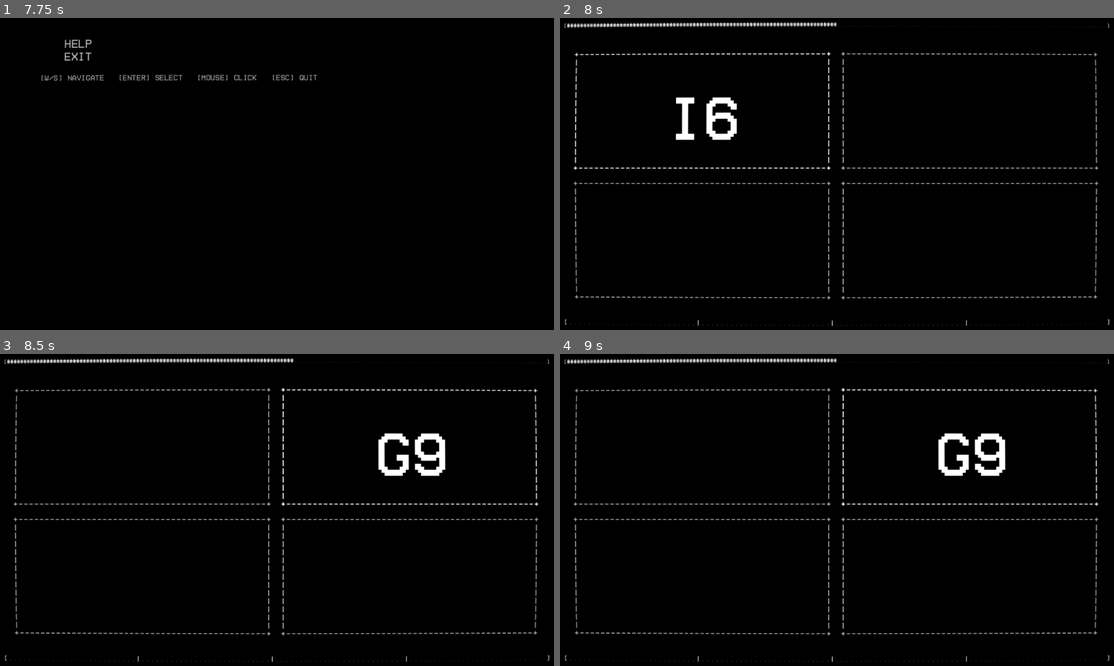
Above: before the commit, frames 1-4 (two rows, left to right).
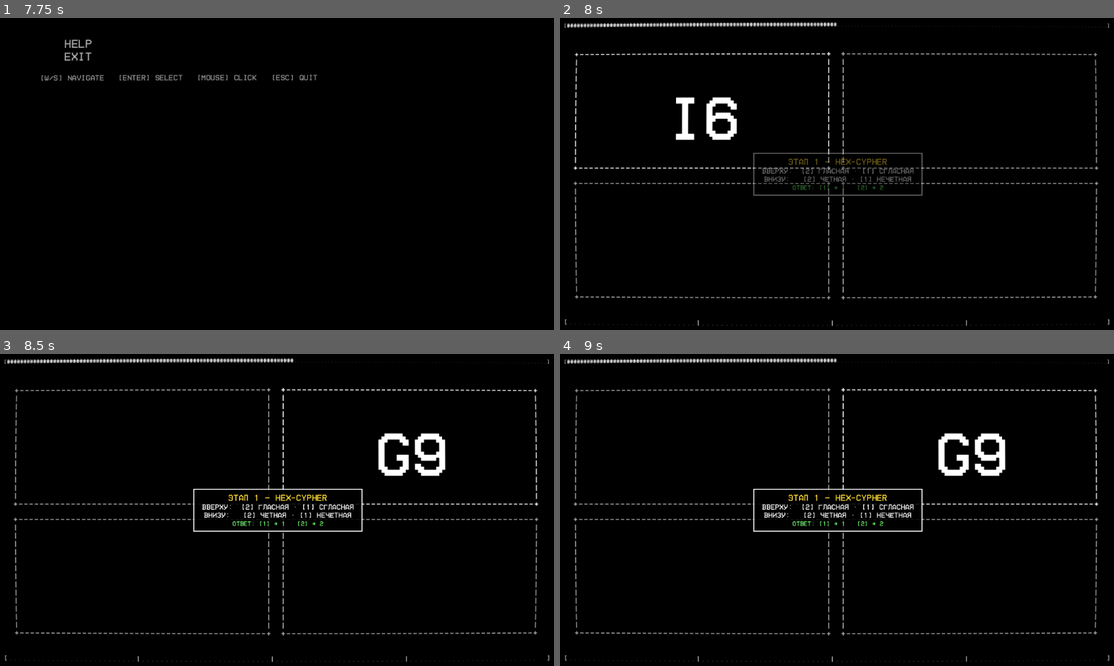
Above: after the commit, the same moments.

Repository: JcukengesH/System-Task-Switch
Game: Godot game, scene res://scenes/Main.tscn
The game is run twice, just before and just after one commit, with the same random seed, the same clock (stepped at 60 frames per second) and the same inputs.
Inputs (mouse positions are in pixels of both pictures, inside the frame that each line leads up to):
- Up to frame 1 (7.75 s): tap Enter at 0.5, 2.1, 3.5, 5.75 s; move the mouse to (398, 158) at 0.52 s; hold Right 0.53-1.28 s; tap 1 at 0.6, 7.35 s; click (398, 158) at 0.67 s; tap Space at 0.77, 1.07, 1.52, 1.82, 2.75, 3.02, 3.32, 3.77, 4.07, 4.25, 4.52, 4.82, 6.02, 6.32, 6.77, 7.07, 7.52 s; move the mouse to (166, 189) at 1.27 s; hold S 1.28-2.03 s; tap 2 at 1.35 s; click (166, 189) at 1.42 s; move the mouse to (332, 105) at 2.02 s; hold Right 2.03-2.78 s; click (332, 105) at 2.17 s; move the mouse to (249, 236) at 2.77 s; hold W 2.78-3.53 s; tap Keypad Enter at 2.85 s; click (249, 236) at 2.92 s; move the mouse to (443, 220) at 3.52 s; hold Left 3.53-5.03 s; tap 0 at 3.6 s; click (443, 220) at 3.67 s; move the mouse to (110, 127) at 4.27 s; tap 9 at 4.35 s; click (110, 127) at 4.42 s; move the mouse to (304, 174) at 5.02 s; hold S 5.03-5.78 s; tap Backspace at 5.1 s; click (304, 174) at 5.17 s; move the mouse to (193, 96) at 5.77 s; hold Right 5.78-6.53 s; tap 3 at 5.85 s; click (193, 96) at 5.92 s; move the mouse to (398, 158) at 6.52 s; hold W 6.53-7.28 s; tap 4 at 6.6 s; click (398, 158) at 6.67 s; move the mouse to (166, 189) at 7.27 s; hold Right from 7.28 s (still down); click (166, 189) at 7.42 s
- Up to frame 2 (8 s): keep holding Right; tap Space at 7.82 s
- Up to frame 3 (8.5 s): move the mouse to (332, 441) at 8.02 s; release Right at 8.03 s; hold S from 8.03 s (still down); tap 2 at 8.1 s; click (332, 441) at 8.17 s
- Up to frame 4 (9 s): tap Space at 8.75 s; move the mouse to (809, 572) at 8.77 s; release S at 8.78 s; hold Left from 8.78 s (still down); tap Enter at 8.85 s; click (809, 572) at 8.92 s

Frame 1 is identical in both runs. In frame 2, 1.1% of the frame differs, in the area x 34-66%, y 43-58%; in frame 3, 1.3%; in frame 4, 1.3%.

Commit message:
backup: состояние перед добавлением мета-прогрессии (попапы-подсказки, фиксы, addon 2026.10.10)

Diff:
--- a/project.godot
+++ b/project.godot
@@ -31,6 +31,10 @@
 
 window/size/mode=2
 
+[editor_plugins]
+
+enabled=PackedStringArray("res://addons/godot_mcp/plugin.cfg")
+
 [rendering]
 
 environment/defaults/default_clear_color=Color(0, 0, 0, 1)
--- a/scripts/main.gd
+++ b/scripts/main.gd
@@ -59,6 +59,44 @@
 	"stroop": {"inverse": 220, "flip": 240, "shuffle": 260, "garbage": 280},
 }
 
+# ---------- Подсказки игроку (попапы в стиле терминала) ----------
+# Имена модификаторов для заголовка попапа.
+const MOD_NAMES := {
+	"randomQuadrant": "СЛУЧАЙНЫЙ УГОЛ",
+	"flip": "ПЕРЕВОРОТ СИМВОЛА",
+	"inverse": "ИНВЕРСИЯ ОТВЕТА",
+	"garbage": "СБОЙ СИСТЕМЫ",
+	"missingEdge": "ПРОПУЩЕННАЯ ГРАНЬ",
+	"mathExpression": "МАТЕМАТИЧЕСКИЙ ПРИМЕР",
+	"twoShapes": "ДВЕ ФИГУРЫ",
+	"shuffle": "ПЕРЕМЕШАННЫЕ БУКВЫ",
+}
+
+# Краткая инструкция «как действовать» при включении модификатора.
+const MOD_HINTS := {
+	"letters": {
+		"randomQuadrant": "ЗАДАНИЕ ТЕПЕРЬ ПОЯВЛЯЕТСЯ\nВ СЛУЧАЙНОМ УГЛУ. ПРАВИЛА ТЕ ЖЕ",
+		"flip": "СИМВОЛ МОЖЕТ БЫТЬ ПЕРЕВЁРНУТ\nНА ОТВЕТ ЭТО НЕ ВЛИЯЕТ",
+		"inverse": "ЖИРНЫЙ СИМВОЛ = ОТВЕТ НАОБОРОТ\n[1] <-> [2]",
+		"garbage": "НА ЭКРАНЕ @ # $ % ?\nНЕ ЖМИ НИЧЕГО — ПОДОЖДИ СЕКУНДУ",
+	},
+	"shapes": {
+		"missingEdge": "У ФИГУРЫ МОЖЕТ НЕ ХВАТАТЬ ГРАНИ\nСЧИТАЙ ВИДИМЫЕ",
+		"mathExpression": "ВМЕСТО ЦИФРЫ — ПРИМЕР (5+3)\nСНАЧАЛА ПОСЧИТАЙ ЕГО",
+		"twoShapes": "ДВЕ ФИГУРЫ РЯДОМ\nСЧИТАЙ СУММУ ИХ ГРАНЕЙ",
+		"garbage": "НА ЭКРАНЕ @ # $ % ?\nНЕ ЖМИ НИЧЕГО — ПОДОЖДИ СЕКУНДУ",
+	},
+	"stroop": {
+		"inverse": "ЖИРНОЕ СЛОВО = ОТВЕТ НАОБОРОТ\n[1] <-> [2]",
+		"flip": "СЛОВО МОЖЕТ БЫТЬ ПЕРЕВЁРНУТО\nНА ОТВЕТ ЭТО НЕ ВЛИЯЕТ",
+		"shuffle": "БУКВЫ В СЛОВАХ ПЕРЕМЕШАНЫ (ЙСИНI)\nСРАВНИВАЙ ЦВЕТ С НАЗВАНИЕМ КАК ЕСТЬ",
+		"garbage": "НА ЭКРАНЕ @ # $ % ?\nНЕ ЖМИ НИЧЕГО — ПОДОЖДИ СЕКУНДУ",
+	},
+}
+
+const POPUP_MODE_PRESSURES := 3   # попап правил висит до 3-х нажатий
+const POPUP_HINT_SECONDS := 5.0   # попап модификатора висит 5 секунд
+
 @onready var quadrants: Array = [
 	$Margin/VBox/Grid/Quadrant0,
 	$Margin/VBox/Grid/Quadrant1,
@@ -93,6 +131,16 @@
 var pause_indicator: Label
 var error_overlay: Label
 var _error_tween: Tween
+
+# Попап-подсказка (правила этапа / включение модификатора).
+var answer_popup: PanelContainer
+var _popup_title: Label
+var _popup_rule: Label
+var _popup_keys: Label
+var _popup_fade_tween: Tween
+var _popup_presses: int = 0     # >0: попап висит до N нажатий ответа
+var _popup_time: float = 0.0    # >0: попап висит N секунд
+var _hinted_mods: Dictionary = {}  # уже показанные модификаторы за партию
 
 var _terminal_font: Font = null
 var _terminal_font_bold: Font = null
@@ -173,6 +221,7 @@
 	_build_debug_menu()
 	_build_pause_indicator()
 	_build_error_overlay()
+	_build_answer_popup()
 	_set_game_input_transparent()
 	_margin = get_node_or_null("Margin")
 	_apply_audio_settings()
@@ -342,6 +391,12 @@
 func _process(delta: float) -> void:
 	_update_effect_scale(delta)
 
+	# Таймер подсказки-модификатора (на паузе не тратится).
+	if _popup_time > 0.0 and not paused:
+		_popup_time -= delta
+		if _popup_time <= 0.0:
+			_popup_hide()
+
 	if not music_fx_enabled:
 		return
 	if _spectrum == null or _crt_material == null:
@@ -401,34 +456,38 @@
 
 func _adaptive_norm(value: float, hist: PackedFloat32Array, state: Dictionary) -> float:
 	# Скользящее окно min/max: кольцевой буфер фикс. размера + монотонные деки
-	# (пары [индекс_кольца, значение]). Амортизированно O(1) на кадр.
-	# Было: O(HISTORY_LEN) на поиск min/max + remove_at(0) (сдвиг массива).
+	# (пары [логический индекс, значение]). Амортизированно O(1) на кадр.
+	# ВАЖНО: в деках хранится монотонный счётчик _hist_idx, а НЕ слот кольца.
+	# Слот перезаиспользуется каждые HISTORY_LEN тактов, и вытеснение по нему
+	# ломало окно min/max сразу после первого переполнения буфера.
 	var idxs: Array = state["min_idx"]
 	var minq: Array = state["min_val"]
 	var idxe: Array = state["max_idx"]
 	var maxq: Array = state["max_val"]
 
-	var oldest: int = _hist_idx - HISTORY_LEN
-	var newest: int = _hist_idx  # слот, который будет перезаписан
-	hist[_hist_idx & (HISTORY_LEN - 1)] = value
+	var t: int = _hist_idx  # логический индекс нового отсчёта
 	_hist_idx += 1
-
-	while not idxs.is_empty() and (idxs[0] <= oldest or idxs[0] >= newest):
+	hist[t & (HISTORY_LEN - 1)] = value
+
+	# Всё с индексом <= expired уже за левой границей окна [t-HISTORY_LEN+1; t].
+	var expired: int = t - HISTORY_LEN
+
+	while not idxs.is_empty() and int(idxs[0]) <= expired:
 		idxs.pop_front()
 		minq.pop_front()
-	while not idxs.is_empty() and minq[idxs.size() - 1] > value:
+	while not idxs.is_empty() and float(minq[minq.size() - 1]) > value:
 		idxs.pop_back()
 		minq.pop_back()
-	idxs.append(idxs.size())
+	idxs.append(t)
 	minq.append(value)
 
-	while not idxe.is_empty() and (idxe[0] <= oldest or idxe[0] >= newest):
+	while not idxe.is_empty() and int(idxe[0]) <= expired:
 		idxe.pop_front()
 		maxq.pop_front()
-	while not idxe.is_empty() and maxq[idxe.size() - 1] < value:
+	while not idxe.is_empty() and float(maxq[maxq.size() - 1]) < value:
 		idxe.pop_back()
 		maxq.pop_back()
-	idxe.append(idxe.size())
+	idxe.append(t)
 	maxq.append(value)
 
 	if minq.is_empty() or maxq.is_empty():
@@ -540,6 +599,142 @@
 	return false
 
 
+# ---------- Попапы-подсказки (стиль «терминальное окно») ----------
+# Появляются по центру, не перекрывают символы в квадрантах и не принимают
+# ввод: mouse_filter = IGNORE у всех узлов. Правила этапа висят до нескольких
+# нажатий ответа, подсказка модификатора — несколько секунд.
+func _build_answer_popup() -> void:
+	answer_popup = PanelContainer.new()
+	answer_popup.name = "AnswerPopup"
+	answer_popup.visible = false
+	answer_popup.mouse_filter = Control.MOUSE_FILTER_IGNORE
+	answer_popup.set_anchors_preset(Control.PRESET_CENTER)
+	answer_popup.grow_horizontal = Control.GROW_DIRECTION_BOTH
+	answer_popup.grow_vertical = Control.GROW_DIRECTION_BOTH
+
+	var style := StyleBoxFlat.new()
+	style.bg_color = Color(0, 0, 0, 0.88)
+	style.border_color = Color(1, 1, 1, 0.9)
+	style.set_border_width_all(2)
+	style.content_margin_left = 18
+	style.content_margin_right = 18
+	style.content_margin_top = 10
+	style.content_margin_bottom = 10
+	answer_popup.add_theme_stylebox_override("panel", style)
+
+	var vbox := VBoxContainer.new()
+	vbox.mouse_filter = Control.MOUSE_FILTER_IGNORE
+	vbox.add_theme_constant_override("separation", 4)
+	answer_popup.add_child(vbox)
+
+	_popup_title = Label.new()
+	_popup_title.mouse_filter = Control.MOUSE_FILTER_IGNORE
+	_popup_title.horizontal_alignment = HORIZONTAL_ALIGNMENT_CENTER
+	_popup_title.add_theme_font_size_override("font_size", 18)
+	_popup_title.add_theme_color_override("font_color", Color(1, 0.85, 0.2))
+	vbox.add_child(_popup_title)
+
+	_popup_rule = Label.new()
+	_popup_rule.mouse_filter = Control.MOUSE_FILTER_IGNORE
+	_popup_rule.horizontal_alignment = HORIZONTAL_ALIGNMENT_CENTER
+	_popup_rule.add_theme_font_size_override("font_size", 15)
+	_popup_rule.add_theme_color_override("font_color", Color.WHITE)
+	vbox.add_child(_popup_rule)
+
+	_popup_keys = Label.new()
+	_popup_keys.mouse_filter = Control.MOUSE_FILTER_IGNORE
+	_popup_keys.horizontal_alignment = HORIZONTAL_ALIGNMENT_CENTER
+	_popup_keys.add_theme_font_size_override("font_size", 13)
+	_popup_keys.add_theme_color_override("font_color", Color(0.45, 1, 0.45))
+	vbox.add_child(_popup_keys)
+
+	answer_popup.modulate = Color(1, 1, 1, 0)
+	add_child(answer_popup)
+
+
+func _popup_show(title: String, rule: String, show_keys: bool, presses: int, seconds: float) -> void:
+	if answer_popup == null or not is_instance_valid(answer_popup):
+		return
+	_popup_title.text = title
+	_popup_rule.text = rule
+	_popup_keys.visible = show_keys
+	if show_keys:
+		_popup_keys.text = "ОТВЕТ: [1] → %s   [2] → %s" % [
+			_format_binding(binding_answer1), _format_binding(binding_answer2)
+		]
+	_popup_presses = presses
+	_popup_time = seconds
+	answer_popup.visible = true
+	answer_popup.modulate = Color(1, 1, 1, 0)
+	if _popup_fade_tween and _popup_fade_tween.is_valid():
+		_popup_fade_tween.kill()
+	_popup_fade_tween = create_tween()
+	_popup_fade_tween.tween_property(answer_popup, "modulate:a", 1.0, 0.12)
+
+
+func _popup_hide() -> void:
+	_popup_presses = 0
+	_popup_time = 0.0
+	if answer_popup == null or not is_instance_valid(answer_popup) or not answer_popup.visible:
+		return
+	if _popup_fade_tween and _popup_fade_tween.is_valid():
+		_popup_fade_tween.kill()
+	_popup_fade_tween = create_tween()
+	_popup_fade_tween.tween_property(answer_popup, "modulate:a", 0.0, 0.25)
+	_popup_fade_tween.tween_callback(func() -> void: answer_popup.visible = false)
+
+
+func _show_mode_popup(m: String) -> void:
+	var idx := clampi(get_stage_index(m), 1, TerminalScreen.STAGE_NAMES.size())
+	_popup_show("ЭТАП %d — %s" % [idx, TerminalScreen.STAGE_NAMES[idx - 1]],
+		_mode_rule_text(m), true, POPUP_MODE_PRESSURES, 0.0)
+
+
+func _mode_rule_text(m: String) -> String:
+	match m:
+		"letters":
+			return "ВВЕРХУ:  [2] ГЛАСНАЯ · [1] СГЛАСНАЯ\nВНИЗУ:   [2] ЧЁТНАЯ · [1] НЕЧЁТНАЯ"
+		"shapes":
+			return "СРАВНИ ЧИСЛО ГРАНЕЙ С ЦИФРОЙ\n[2] = РАВНО · [1] = НЕ РАВНО"
+		"stroop":
+			return "СРАВНИ ЦВЕТ ТЕКСТА С ЕГО НАЗВАНИЕМ\n[2] = СОВПАДАЕТ · [1] = НЕТ"
+	return "ВСЕ ТИПЫ ЗАДАНИЙ ВПЕРЕМЕШКУ\nЛЮБАЯ ОШИБКА — КОНЕЦ ИГРЫ"
+
+
+func _maybe_show_mod_hint(submode: String) -> void:
+	var thresholds: Dictionary = MOD_THRESHOLDS.get(submode, {})
+	var hints: Dictionary = MOD_HINTS.get(submode, {})
+	for key in thresholds:
+		var tag := str(submode) + "/" + str(key)
+		if _hinted_mods.has(tag):
+			continue
+		if combo >= int(thresholds[key]):
+			_hinted_mods[tag] = true
+			_popup_show("МОДИФИКАТОР: " + str(MOD_NAMES.get(key, key)),
+				str(hints.get(key, "")), false, 0, POPUP_HINT_SECONDS)
+			return
+
+
+func _format_binding(e: InputEvent) -> String:
+	if e is InputEventKey:
+		var s := OS.get_keycode_string(e.keycode)
+		return s if s != "" else "?"
+	if e is InputEventMouseButton:
+		match e.button_index:
+			MOUSE_BUTTON_LEFT:
+				return "ЛКМ"
+			MOUSE_BUTTON_RIGHT:
+				return "ПКМ"
+			MOUSE_BUTTON_MIDDLE:
+				return "СКМ"
+			MOUSE_BUTTON_XBUTTON1:
+				return "М4"
+			MOUSE_BUTTON_XBUTTON2:
+				return "М5"
+		return "М" + str(e.button_index)
+	return "?"
+
+
 func _style_button(btn: Button) -> void:
 	var box := StyleBoxFlat.new()
 	box.bg_color = Color(0, 0, 0, 1)
@@ -672,6 +867,8 @@
 		combo_bar.visible = v
 	if error_overlay:
 		error_overlay.visible = false
+	if not v:
+		_popup_hide()
 
 
 func _transition_to(screen: TerminalScreen) -> void:
@@ -1294,6 +1491,7 @@
 		mode = new_mode
 		errors_in_stage = 0
 		_update_music_for_mode()
+		_show_mode_popup(new_mode)
 		# Бонус времени за переход на новый этап (один раз на этап).
 		var threshold: int = STAGE_BONUSES.get(new_mode, 0)
 		if threshold > 0 and combo >= threshold and not _stage_bonus_given.has(threshold):
@@ -1317,6 +1515,7 @@
 		order_index = (order_index + 1) % QUADRANT_ORDER.size()
 
 	display_item(item, quad_index)
+	_maybe_show_mod_hint(str(item.get("submode", mode)))
 
 
 # ---------- Обновление верхних полосок ----------
@@ -1348,6 +1547,12 @@
 		return
 	if _answer_locked:
 		return
+
+	# Любое нажатие ответа «считывается» подсказкой этапа.
+	if _popup_presses > 0:
+		_popup_presses -= 1
+		if _popup_presses <= 0:
+			_popup_hide()
 
 	if waiting_for_garbage:
 		garbage_timer.stop()
@@ -1431,6 +1636,7 @@
 	active = false
 	countdown_timer.stop()
 	garbage_timer.stop()
+	_popup_hide()
 	waiting_for_garbage = false
 	for q in quadrants:
 		q.clear_item()
@@ -1478,6 +1684,16 @@
 	mode = get_main_mode(combo)
 	_update_music_for_mode()
 
+	# Подсказки: при старте с высоким комбо (F3) пропущенные модификаторы
+	# не показываем, зато сразу даём попап правил текущего этапа.
+	_hinted_mods = {}
+	for submode in MOD_THRESHOLDS:
+		for key in MOD_THRESHOLDS[submode]:
+			if initial_combo >= int(MOD_THRESHOLDS[submode][key]):
+				_hinted_mods[str(submode) + "/" + str(key)] = true
+	_popup_hide()
+	_show_mode_popup(mode)
+
 	update_timer_display()
 	update_combo_display()
 
--- a/scripts/screens/config_menu.gd
+++ b/scripts/screens/config_menu.gd
@@ -252,8 +252,8 @@
 		emit_settings()
 		_rebuild()
 		return
-	if v == "sfx_volume":
-		# Нажатие ENTER на строке SFX VOLUME ничего не делает,
+	if v == "volume" or v == "sfx_volume":
+		# Нажатие ENTER на строках громкости ничего не делает,
 		# регулировка — только через ←/→ или клик. Игнорируем.
 		return
 
Not shown, added: addons/godot_mcp/animation_read.gd
Not shown, added: addons/godot_mcp/animation_read.gd.uid
Not shown, added: addons/godot_mcp/audio_bus_capture.gd
Not shown, added: addons/godot_mcp/audio_bus_capture.gd.uid
Not shown, added: addons/godot_mcp/command_router.gd
Not shown, added: addons/godot_mcp/command_router.gd.uid
Not shown, added: addons/godot_mcp/godot_mcp.gd
Not shown, added: addons/godot_mcp/godot_mcp.gd.uid
Not shown, added: addons/godot_mcp/handlers/animation.gd
Not shown, added: addons/godot_mcp/handlers/animation.gd.uid
Not shown, added: addons/godot_mcp/handlers/audio.gd
Not shown, added: addons/godot_mcp/handlers/audio.gd.uid
(and 95 more such lines)
